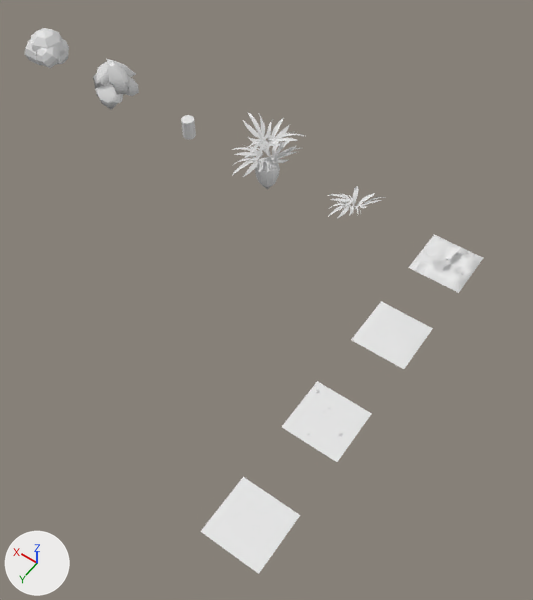
Before and after pictures for a commit that changed the Blender file scenes/scene-editor.blend.
Both versions are drawn from a 50 mm lens placed at (-2.46, 9.06, 10.08), pointed at (2.58, 2.02, -0.99). Lighting does not change. The marker at lower left points along +X, +Y and +Z.

Objects in the first picture: 'leaf2.002', 'leaf3_leaf.002', 'leaf3_root.002', 'path.014', 'soil.009', 'tree_1.006', 'tree_2.004', 'unit_sq', 'unoccupied.010'.
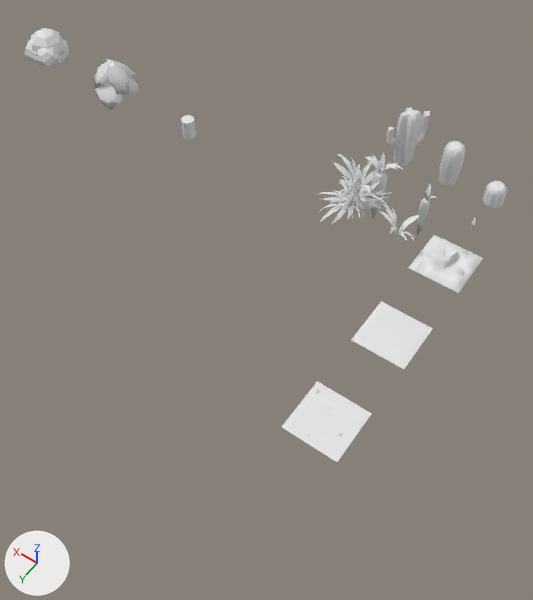
Boxes [x1, y1, x2, y2] around the edits, measured in the pictures (533 x 600 px):
'unit_sq', deleted: before [200, 477, 300, 574]
'leaf3', added: after [318, 154, 390, 224]
'leaf3_leaf.002', deleted: before [232, 113, 306, 177]
'cactus3', added: after [386, 106, 430, 167]
'cactus2', added: after [439, 140, 466, 186]
'carrot3', added: after [365, 152, 403, 219]
'leaf2.002', deleted: before [327, 186, 385, 218]
'cactus1', added: after [482, 180, 507, 208]
'leaf3_root.002', deleted: before [255, 157, 280, 189]
'leaf2', added: after [379, 205, 419, 241]
'carrot2', added: after [417, 184, 437, 236]

Diff of the bpy script that builds the scene:
```diff
--- a/scenes/scene-editor.blend.py
+++ b/scenes/scene-editor.blend.py
@@ ob_leaf2_002 @@
-ob_leaf2_002 = bpy.data.objects.new('leaf2.002', me_leaf2)
@@ ob_leaf3_leaf_002 @@
-ob_leaf3_leaf_002 = bpy.data.objects.new('leaf3_leaf.002', me_leaf3_leaf)
@@ ob_leaf3_root_002 @@
-ob_leaf3_root_002 = bpy.data.objects.new('leaf3_root.002', me_leaf3_root)
@@ ob_unit_sq @@
-ob_unit_sq = bpy.data.objects.new('unit_sq', me_unit_sq)
@@ ob_cactus2 @@
+ob_cactus2 = bpy.data.objects.new('cactus2', me_cactus2)  # 614 vertices, 624 faces; spans x -0.241..0.241, y -0.239..0.243, z -0.106..0.803; in mat_default_obj_021 (white #e7e7e7)
+ob_cactus2.location = (1.0, -2.0, 0.0)
@@ ob_cactus1 @@
+ob_cactus1 = bpy.data.objects.new('cactus1', me_cactus1)  # 355 vertices, 365 faces; spans x -0.232..0.252, y -0.234..0.25, z -0.102..0.359; in mat_default_obj_020 (white #e7e7e7)
+ob_cactus1.location = (0.0, -2.0, 0.0)
@@ ob_cactus3 @@
+ob_cactus3 = bpy.data.objects.new('cactus3', me_cactus3)  # 893 vertices, 895 faces; spans x -0.24..0.338, y -0.385..0.322, z -0.086..1.166; in mat_default_obj_019 (white #e7e7e7)
+ob_cactus3.location = (2.0, -2.0, 0.0)
@@ ob_carrot3 @@
+ob_carrot3 = bpy.data.objects.new('carrot3', me_carrot3)  # 121 vertices, 106 faces; spans x -0.37..0.41, y -0.23..0.27, z -1.01..0.66; in mat_default_obj_018 (white #e7e7e7)
+ob_carrot3.location = (2.0, -1.0, 0.0)
@@ ob_carrot2 @@
+ob_carrot2 = bpy.data.objects.new('carrot2', me_carrot2)  # 101 vertices, 102 faces; spans x -0.227..0.106, y -0.196..0.125, z -0.916..0.431; in mat_default_obj_001 (white #e7e7e7)
+ob_carrot2.location = (1.0, -1.0, 0.0)
@@ ob_leaf3 @@
+ob_leaf3 = bpy.data.objects.new('leaf3', me_leaf3)  # 477 vertices, 254 faces; spans x -0.69..0.69, y -0.77..0.76, z -0.1..1.07; in mat_default_obj_005 (white #e7e7e7)
+ob_leaf3.location = (2.0, 0.0, 0.0)
@@ ob_leaf2 @@
+ob_leaf2 = bpy.data.objects.new('leaf2', me_leaf2_1)  # 120 vertices, 67 faces; spans x -0.413..0.542, y -0.442..0.438, z -0.08..0.471; in mat_default_obj_003 (white #e7e7e7)
+ob_leaf2.location = (1.0, 0.0, 0.0)
```
